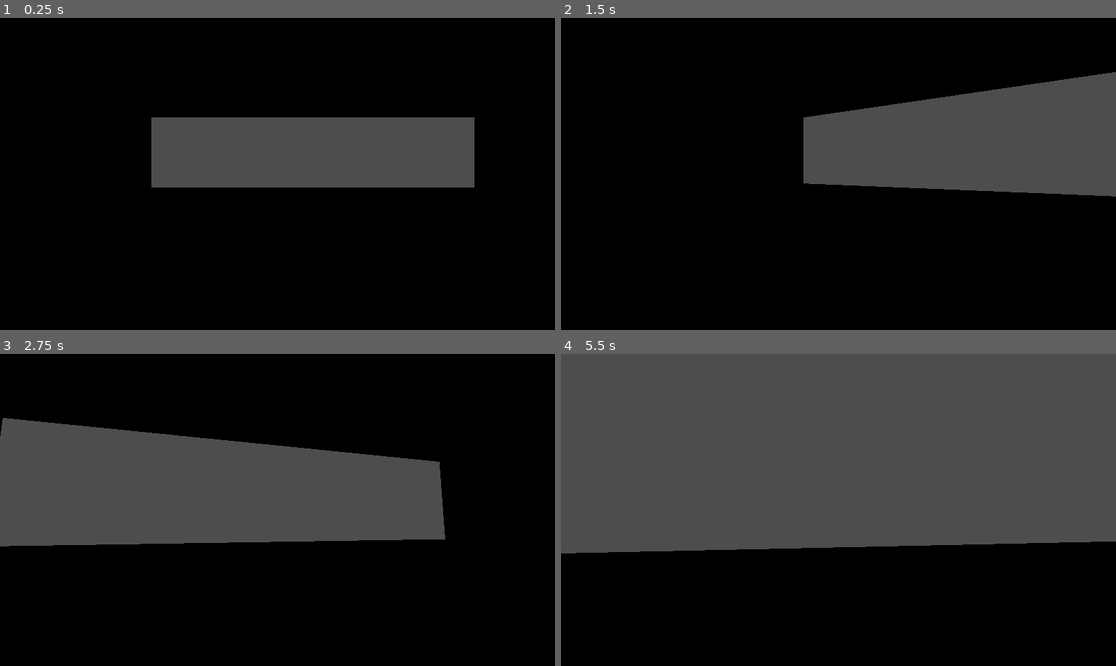
Above: before the commit, frames 1-4 (two rows, left to right).
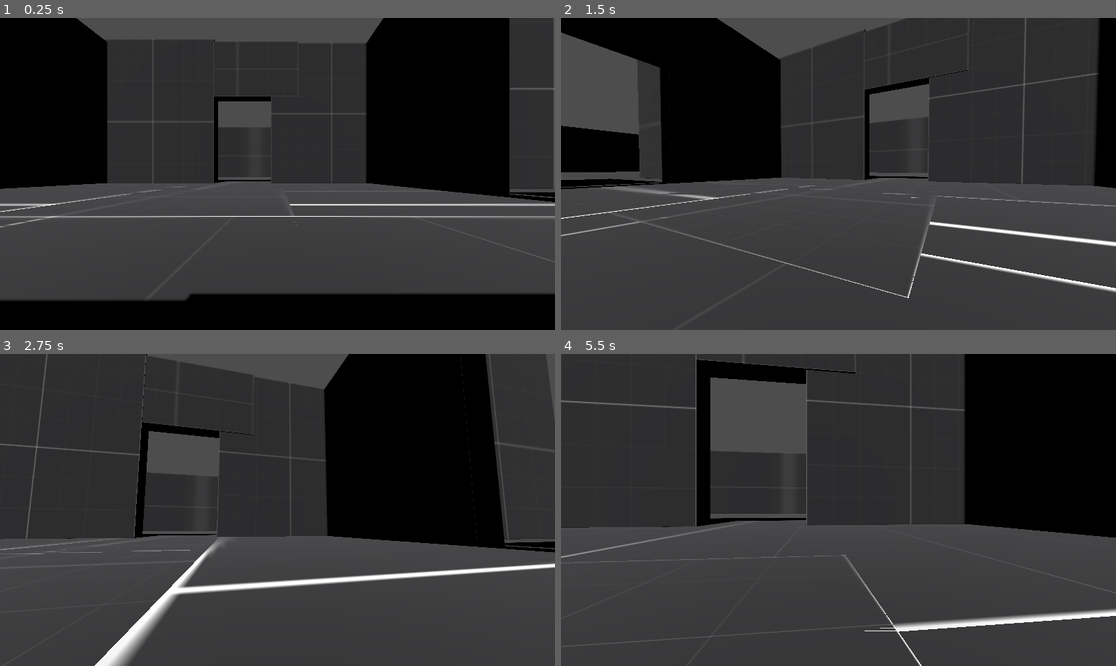
Above: after the commit, the same moments.

Repository: aapolipponen/otajamit-30-1-2026
Game: Godot game, scene res://Testing.tscn
The game is run twice, just before and just after one commit, with the same random seed, the same clock (stepped at 60 frames per second) and the same inputs.
Inputs (mouse positions are in pixels of both pictures, inside the frame that each line leads up to):
- Up to frame 1 (0.25 s): no input
- Up to frame 2 (1.5 s): tap Enter at 0.5 s; move the mouse to (866, 174) at 0.52 s; hold Ctrl (crouch) 0.53-1.28 s; hold W (forward) from 0.53 s (still down); tap Space (jump) at 0.77 s; move the mouse to (810, 174) at 1.27 s; tap Shift (walk) at 1.35 s
- Up to frame 3 (2.75 s): keep holding W (forward); tap Space (jump) at 1.52 s; move the mouse to (288, 503) at 2.02 s; hold Ctrl (crouch) from 2.03 s (still down)
- Up to frame 4 (5.5 s): keep holding W (forward); move the mouse to (832, 516) at 2.77 s; release Ctrl (crouch) at 2.78 s; tap Shift (walk) at 2.85, 4.35 s; tap Space (jump) at 3.02, 3.77, 4.52 s; move the mouse to (877, 513) at 3.52 s; hold Ctrl (crouch) 3.53-4.28 s; move the mouse to (794, 506) at 4.27 s; move the mouse to (844, 510) at 5.02 s; hold Ctrl (crouch) from 5.03 s (still down)

The runs differ from the first frame. In frame 1, 67% of the frame differs, in the area x 0-100%, y 0-91%; in frame 2, 82%; in frame 3, 83%; in frame 4, 88%, in the area x 0-100%, y 0-100%.

Commit message:
Add files via upload

Diff:
--- a/Testing.tscn
+++ b/Testing.tscn
@@ -17,9 +17,10 @@
 [node name="Node3D" type="Node3D" unique_id=91772372]
 
 [node name="CharacterBody3D" parent="." unique_id=1370756456 instance=ExtResource("1_xsbja")]
+transform = Transform3D(0.99901843, 0, 0.044299413, 0, 1, 0, -0.044299413, 0, 0.99901843, 13.031677, -6.0029526, 15.437744)
 
 [node name="MeshInstance3D" type="MeshInstance3D" parent="." unique_id=835519878]
-transform = Transform3D(52.542, 0, 0, 0, 2.68748, 0, 0, 0, 53.7496, 0, -1.32412, 0)
+transform = Transform3D(221.34387, 0, 0, 0, 1.807494, 0, 0, 0, 222.23108, 122.74111, -6.876669, 3.5343895)
 material_override = SubResource("StandardMaterial3D_j58s4")
 mesh = SubResource("BoxMesh_g1yhe")
 
@@ -28,36 +29,379 @@
 [node name="CollisionShape3D" type="CollisionShape3D" parent="MeshInstance3D/StaticBody3D" unique_id=1207177591]
 shape = SubResource("ConcavePolygonShape3D_j54wf")
 
-[node name="MeshInstance3D" type="MeshInstance3D" parent="MeshInstance3D" unique_id=1790686497]
-transform = Transform3D(0.13490883, 0, 0, 0, 14.073207, 0, 0, 0, 0.9701968, -0.37614387, 0.37514207, 0)
-material_override = SubResource("StandardMaterial3D_j58s4")
-mesh = SubResource("BoxMesh_kfraa")
-
-[node name="StaticBody3D" type="StaticBody3D" parent="MeshInstance3D/MeshInstance3D" unique_id=1543384312]
-
-[node name="CollisionShape3D" type="CollisionShape3D" parent="MeshInstance3D/MeshInstance3D/StaticBody3D" unique_id=1596198883]
-shape = SubResource("ConcavePolygonShape3D_j54wf")
-
-[node name="MeshInstance3D" type="MeshInstance3D" parent="MeshInstance3D/MeshInstance3D" unique_id=439779303]
-transform = Transform3D(0.13490883, 0, 0, 0, -0.44911218, 0, 0, 0, 0.9701973, 6.311911, 0.17153202, 0)
-material_override = SubResource("StandardMaterial3D_j58s4")
-mesh = SubResource("BoxMesh_kfraa")
-
-[node name="StaticBody3D" type="StaticBody3D" parent="MeshInstance3D/MeshInstance3D/MeshInstance3D" unique_id=1364932009]
-
-[node name="CollisionShape3D" type="CollisionShape3D" parent="MeshInstance3D/MeshInstance3D/MeshInstance3D/StaticBody3D" unique_id=480610715]
-shape = SubResource("ConcavePolygonShape3D_j54wf")
-
-[node name="MeshInstance3D2" type="MeshInstance3D" parent="MeshInstance3D" unique_id=313197913]
-transform = Transform3D(1.1834637, 0, 0, 0, 2.6874785, 0, 0, 0, 0.86426187, 0, 4.932923, 0)
-material_override = SubResource("StandardMaterial3D_j58s4")
-mesh = SubResource("BoxMesh_g1yhe")
-
-[node name="StaticBody3D" type="StaticBody3D" parent="MeshInstance3D/MeshInstance3D2" unique_id=1018684266]
-
-[node name="CollisionShape3D" type="CollisionShape3D" parent="MeshInstance3D/MeshInstance3D2/StaticBody3D" unique_id=1531714615]
+[node name="MeshInstance3D2" type="MeshInstance3D" parent="." unique_id=293717552]
+transform = Transform3D(221.34387, 0, 0, 0, 1.807494, 0, 0, 0, 222.23108, -110.715614, -6.876669, 3.5343895)
+material_override = SubResource("StandardMaterial3D_j58s4")
+mesh = SubResource("BoxMesh_g1yhe")
+
+[node name="StaticBody3D" type="StaticBody3D" parent="MeshInstance3D2" unique_id=146014027]
+
+[node name="CollisionShape3D" type="CollisionShape3D" parent="MeshInstance3D2/StaticBody3D" unique_id=728369964]
+shape = SubResource("ConcavePolygonShape3D_j54wf")
+
+[node name="MeshInstance3D3" type="MeshInstance3D" parent="." unique_id=1129145084]
+transform = Transform3D(60.423103, 0, 0, 0, 1.807494, 0, 0, 0, 146.88974, 3.571827, -6.876669, -78.46534)
+material_override = SubResource("StandardMaterial3D_j58s4")
+mesh = SubResource("BoxMesh_g1yhe")
+
+[node name="StaticBody3D" type="StaticBody3D" parent="MeshInstance3D3" unique_id=120441011]
+
+[node name="CollisionShape3D" type="CollisionShape3D" parent="MeshInstance3D3/StaticBody3D" unique_id=2094134265]
+shape = SubResource("ConcavePolygonShape3D_j54wf")
+
+[node name="MeshInstance3D6" type="MeshInstance3D" parent="." unique_id=266166404]
+transform = Transform3D(20.377132, 0, 0, 0, 1.807494, 0, 0, 0, 18.573578, 3.571827, -6.876669, -0.5753555)
+material_override = SubResource("StandardMaterial3D_j58s4")
+mesh = SubResource("BoxMesh_g1yhe")
+
+[node name="StaticBody3D" type="StaticBody3D" parent="MeshInstance3D6" unique_id=454591530]
+
+[node name="CollisionShape3D" type="CollisionShape3D" parent="MeshInstance3D6/StaticBody3D" unique_id=757194008]
+shape = SubResource("ConcavePolygonShape3D_j54wf")
+
+[node name="MeshInstance3D7" type="MeshInstance3D" parent="." unique_id=1188955517]
+transform = Transform3D(107.27331, 0, 0, 0, 1.807494, 0, 0, 0, 103.61589, 3.571827, -12.662439, -0.5753555)
+material_override = SubResource("StandardMaterial3D_j58s4")
+mesh = SubResource("BoxMesh_g1yhe")
+
+[node name="StaticBody3D" type="StaticBody3D" parent="MeshInstance3D7" unique_id=2004272896]
+
+[node name="CollisionShape3D" type="CollisionShape3D" parent="MeshInstance3D7/StaticBody3D" unique_id=639410105]
+shape = SubResource("ConcavePolygonShape3D_j54wf")
+
+[node name="MeshInstance3D35" type="MeshInstance3D" parent="." unique_id=420137727]
+transform = Transform3D(107.27331, 0, 0, 0, 1.807494, 0, 0, 0, 103.61589, 3.571827, -37.235435, -0.5753555)
+material_override = SubResource("StandardMaterial3D_j58s4")
+mesh = SubResource("BoxMesh_g1yhe")
+
+[node name="StaticBody3D" type="StaticBody3D" parent="MeshInstance3D35" unique_id=584948554]
+
+[node name="CollisionShape3D" type="CollisionShape3D" parent="MeshInstance3D35/StaticBody3D" unique_id=215440493]
+shape = SubResource("ConcavePolygonShape3D_j54wf")
+
+[node name="MeshInstance3D4" type="MeshInstance3D" parent="." unique_id=1629224148]
+transform = Transform3D(60.423103, 0, 0, 0, 1.807494, 0, 0, 0, 146.88974, 3.571827, -6.876669, 80.170204)
+material_override = SubResource("StandardMaterial3D_j58s4")
+mesh = SubResource("BoxMesh_g1yhe")
+
+[node name="StaticBody3D" type="StaticBody3D" parent="MeshInstance3D4" unique_id=1853104529]
+
+[node name="CollisionShape3D" type="CollisionShape3D" parent="MeshInstance3D4/StaticBody3D" unique_id=589913474]
 shape = SubResource("ConcavePolygonShape3D_j54wf")
 
 [node name="DirectionalLight3D" type="DirectionalLight3D" parent="." unique_id=1530278431]
 transform = Transform3D(1, 0, 0, 0, 0.557209, 0.830372, 0, -0.830372, 0.557209, 0, 0, 0)
 shadow_enabled = true
+
+[node name="MeshInstance3D5" type="MeshInstance3D" parent="." unique_id=497190641]
+transform = Transform3D(2.8288147, 0, 0, 0, 32.761345, 0, 0, 0, 24.253628, -22.16558, 5.5594873, 20.96471)
+material_override = SubResource("StandardMaterial3D_j58s4")
+mesh = SubResource("BoxMesh_kfraa")
+skeleton = NodePath("../MeshInstance3D")
+
+[node name="StaticBody3D" type="StaticBody3D" parent="MeshInstance3D5" unique_id=1783969729]
+
+[node name="CollisionShape3D" type="CollisionShape3D" parent="MeshInstance3D5/StaticBody3D" unique_id=544245122]
+shape = SubResource("ConcavePolygonShape3D_j54wf")
+
+[node name="MeshInstance3D27" type="MeshInstance3D" parent="." unique_id=1336918821]
+transform = Transform3D(2.8288147, 0, 0, 0, 32.761345, 0, 0, 0, 95.2518, -47.34587, 5.5594873, 62.381397)
+material_override = SubResource("StandardMaterial3D_j58s4")
+mesh = SubResource("BoxMesh_kfraa")
+skeleton = NodePath("../MeshInstance3D")
+
+[node name="StaticBody3D" type="StaticBody3D" parent="MeshInstance3D27" unique_id=1729304658]
+
+[node name="CollisionShape3D" type="CollisionShape3D" parent="MeshInstance3D27/StaticBody3D" unique_id=741705762]
+shape = SubResource("ConcavePolygonShape3D_j54wf")
+
+[node name="MeshInstance3D32" type="MeshInstance3D" parent="." unique_id=1228475973]
+transform = Transform3D(2.8288147, 0, 0, 0, 32.761345, 0, 0, 0, 248.38867, -191.39578, 5.5594873, -3.1854973)
+material_override = SubResource("StandardMaterial3D_j58s4")
+mesh = SubResource("BoxMesh_kfraa")
+skeleton = NodePath("../MeshInstance3D")
+
+[node name="StaticBody3D" type="StaticBody3D" parent="MeshInstance3D32" unique_id=1856125207]
+
+[node name="CollisionShape3D" type="CollisionShape3D" parent="MeshInstance3D32/StaticBody3D" unique_id=190152057]
+shape = SubResource("ConcavePolygonShape3D_j54wf")
+
+[node name="MeshInstance3D33" type="MeshInstance3D" parent="." unique_id=2082819287]
+transform = Transform3D(2.8288147, 0, 0, 0, 32.761345, 0, 0, 0, 248.38867, 199.69656, 5.5594873, -3.1854973)
+material_override = SubResource("StandardMaterial3D_j58s4")
+mesh = SubResource("BoxMesh_kfraa")
+skeleton = NodePath("../MeshInstance3D")
+
+[node name="StaticBody3D" type="StaticBody3D" parent="MeshInstance3D33" unique_id=2129739816]
+
+[node name="CollisionShape3D" type="CollisionShape3D" parent="MeshInstance3D33/StaticBody3D" unique_id=219899037]
+shape = SubResource("ConcavePolygonShape3D_j54wf")
+
+[node name="MeshInstance3D29" type="MeshInstance3D" parent="." unique_id=1092189384]
+transform = Transform3D(2.8288147, 0, 0, 0, 32.761345, 0, 0, 0, 95.2518, 57.421143, 5.5594873, 62.381397)
+material_override = SubResource("StandardMaterial3D_j58s4")
+mesh = SubResource("BoxMesh_kfraa")
+skeleton = NodePath("../MeshInstance3D")
+
+[node name="StaticBody3D" type="StaticBody3D" parent="MeshInstance3D29" unique_id=1886098828]
+
+[node name="CollisionShape3D" type="CollisionShape3D" parent="MeshInstance3D29/StaticBody3D" unique_id=1354192317]
+shape = SubResource("ConcavePolygonShape3D_j54wf")
+
+[node name="MeshInstance3D28" type="MeshInstance3D" parent="." unique_id=227701281]
+transform = Transform3D(2.8288147, 0, 0, 0, 32.761345, 0, 0, 0, 94.91351, -47.34587, 3.0689173, -55.903824)
+material_override = SubResource("StandardMaterial3D_j58s4")
+mesh = SubResource("BoxMesh_kfraa")
+skeleton = NodePath("../MeshInstance3D")
+
+[node name="StaticBody3D" type="StaticBody3D" parent="MeshInstance3D28" unique_id=7574398]
+
+[node name="CollisionShape3D" type="CollisionShape3D" parent="MeshInstance3D28/StaticBody3D" unique_id=1157846849]
+shape = SubResource("ConcavePolygonShape3D_j54wf")
+
+[node name="MeshInstance3D30" type="MeshInstance3D" parent="." unique_id=1173522319]
+transform = Transform3D(2.8288147, 0, 0, 0, 32.761345, 0, 0, 0, 94.91351, 58.6369, 3.0689173, -57.901783)
+material_override = SubResource("StandardMaterial3D_j58s4")
+mesh = SubResource("BoxMesh_kfraa")
+skeleton = NodePath("../MeshInstance3D")
+
+[node name="StaticBody3D" type="StaticBody3D" parent="MeshInstance3D30" unique_id=703554150]
+
+[node name="CollisionShape3D" type="CollisionShape3D" parent="MeshInstance3D30/StaticBody3D" unique_id=47051614]
+transform = Transform3D(1, 0, 0, 0, 0.99999994, 0, 0, 0, 0.99999994, 0, 0, 0.00027942657)
+shape = SubResource("ConcavePolygonShape3D_j54wf")
+
+[node name="MeshInstance3D8" type="MeshInstance3D" parent="." unique_id=1758960532]
+transform = Transform3D(2.8288147, 0, 0, 0, 28.301455, 0, 0, 0, 24.253628, -22.16558, 7.84494, -14.73653)
+material_override = SubResource("StandardMaterial3D_j58s4")
+mesh = SubResource("BoxMesh_kfraa")
+skeleton = NodePath("../MeshInstance3D")
+
+[node name="StaticBody3D" type="StaticBody3D" parent="MeshInstance3D8" unique_id=754338949]
+
+[node name="CollisionShape3D" type="CollisionShape3D" parent="MeshInstance3D8/StaticBody3D" unique_id=641623734]
+transform = Transform3D(1, 0, 0, 0, 0.9996995, 0, 0, 0, 1, 0, 0, 0)
+shape = SubResource("ConcavePolygonShape3D_j54wf")
+
+[node name="MeshInstance3D9" type="MeshInstance3D" parent="." unique_id=495122652]
+transform = Transform3D(2.8288147, 0, 0, 0, 10.845002, 0, 0, 0, 24.253628, -22.16558, 16.64619, 3.1345406)
+material_override = SubResource("StandardMaterial3D_j58s4")
+mesh = SubResource("BoxMesh_kfraa")
+skeleton = NodePath("../MeshInstance3D")
+
+[node name="StaticBody3D" type="StaticBody3D" parent="MeshInstance3D9" unique_id=1308796968]
+
+[node name="CollisionShape3D" type="CollisionShape3D" parent="MeshInstance3D9/StaticBody3D" unique_id=1565307922]
+shape = SubResource("ConcavePolygonShape3D_j54wf")
+
+[node name="MeshInstance3D23" type="MeshInstance3D" parent="." unique_id=2093225524]
+transform = Transform3D(2.8288147, 0, 0, 0, 30.233753, 0, 0, 0, 91.16907, -22.16558, -21.476603, -2.1753979)
+material_override = SubResource("StandardMaterial3D_j58s4")
+mesh = SubResource("BoxMesh_kfraa")
+skeleton = NodePath("../MeshInstance3D")
+
+[node name="StaticBody3D" type="StaticBody3D" parent="MeshInstance3D23" unique_id=931362711]
+
+[node name="CollisionShape3D" type="CollisionShape3D" parent="MeshInstance3D23/StaticBody3D" unique_id=1879246378]
+shape = SubResource("ConcavePolygonShape3D_j54wf")
+
+[node name="MeshInstance3D34" type="MeshInstance3D" parent="." unique_id=2062952254]
+transform = Transform3D(2.8288147, 0, 0, 0, 30.233753, 0, 0, 0, 91.16907, 50.22298, -21.476603, -2.1753979)
+material_override = SubResource("StandardMaterial3D_j58s4")
+mesh = SubResource("BoxMesh_kfraa")
+skeleton = NodePath("../MeshInstance3D")
+
+[node name="StaticBody3D" type="StaticBody3D" parent="MeshInstance3D34" unique_id=691206736]
+
+[node name="CollisionShape3D" type="CollisionShape3D" parent="MeshInstance3D34/StaticBody3D" unique_id=2130726671]
+shape = SubResource("ConcavePolygonShape3D_j54wf")
+
+[node name="MeshInstance3D10" type="MeshInstance3D" parent="." unique_id=918668724]
+transform = Transform3D(2.8288147, 0, 0, 0, 32.761345, 0, 0, 0, 24.253628, 32.22061, 5.5594873, 20.96471)
+material_override = SubResource("StandardMaterial3D_j58s4")
+mesh = SubResource("BoxMesh_kfraa")
+skeleton = NodePath("../MeshInstance3D")
+
+[node name="StaticBody3D" type="StaticBody3D" parent="MeshInstance3D10" unique_id=306435023]
+
+[node name="CollisionShape3D" type="CollisionShape3D" parent="MeshInstance3D10/StaticBody3D" unique_id=1532716579]
+shape = SubResource("ConcavePolygonShape3D_j54wf")
+
+[node name="MeshInstance3D11" type="MeshInstance3D" parent="." unique_id=702935427]
+transform = Transform3D(2.8288147, 0, 0, 0, 28.301455, 0, 0, 0, 24.253628, 32.22061, 7.84494, -14.73653)
+material_override = SubResource("StandardMaterial3D_j58s4")
+mesh = SubResource("BoxMesh_kfraa")
+skeleton = NodePath("../MeshInstance3D")
+
+[node name="StaticBody3D" type="StaticBody3D" parent="MeshInstance3D11" unique_id=703864032]
+
+[node name="CollisionShape3D" type="CollisionShape3D" parent="MeshInstance3D11/StaticBody3D" unique_id=760294162]
+transform = Transform3D(1, 0, 0, 0, 0.9996995, 0, 0, 0, 1, 0, 0, 0)
+shape = SubResource("ConcavePolygonShape3D_j54wf")
+
+[node name="MeshInstance3D12" type="MeshInstance3D" parent="." unique_id=2062332696]
+transform = Transform3D(2.8288147, 0, 0, 0, 10.845002, 0, 0, 0, 24.253628, 32.22061, 16.64619, 3.1345406)
+material_override = SubResource("StandardMaterial3D_j58s4")
+mesh = SubResource("BoxMesh_kfraa")
+skeleton = NodePath("../MeshInstance3D")
+
+[node name="StaticBody3D" type="StaticBody3D" parent="MeshInstance3D12" unique_id=1056084722]
+
+[node name="CollisionShape3D" type="CollisionShape3D" parent="MeshInstance3D12/StaticBody3D" unique_id=173257314]
+shape = SubResource("ConcavePolygonShape3D_j54wf")
+
+[node name="MeshInstance3D13" type="MeshInstance3D" parent="." unique_id=2078275065]
+transform = Transform3D(-1.2365142e-07, 0, -24.253628, 0, 32.761345, 0, 2.8288147, 0, -1.0601598e-06, -11.635834, 6.168336, 32.695347)
+material_override = SubResource("StandardMaterial3D_j58s4")
+mesh = SubResource("BoxMesh_kfraa")
+skeleton = NodePath("../MeshInstance3D")
+
+[node name="StaticBody3D" type="StaticBody3D" parent="MeshInstance3D13" unique_id=16280490]
+
+[node name="CollisionShape3D" type="CollisionShape3D" parent="MeshInstance3D13/StaticBody3D" unique_id=1714499851]
+shape = SubResource("ConcavePolygonShape3D_j54wf")
+
+[node name="MeshInstance3D19" type="MeshInstance3D" parent="." unique_id=1400249447]
+transform = Transform3D(-1.2365143e-07, 0, -97.35678, 0, 32.761345, 0, 2.828815, 0, -4.2556003e-06, 7.050726, -23.40728, 32.695347)
+material_override = SubResource("StandardMaterial3D_j58s4")
+mesh = SubResource("BoxMesh_kfraa")
+skeleton = NodePath("../MeshInstance3D")
+
+[node name="StaticBody3D" type="StaticBody3D" parent="MeshInstance3D19" unique_id=1963173017]
+
+[node name="CollisionShape3D" type="CollisionShape3D" parent="MeshInstance3D19/StaticBody3D" unique_id=2093804419]
+shape = SubResource("ConcavePolygonShape3D_j54wf")
+
+[node name="MeshInstance3D20" type="MeshInstance3D" parent="." unique_id=33634467]
+transform = Transform3D(-1.2365143e-07, 0, -97.35678, 0, 32.761345, 0, 2.828815, 0, -4.2556003e-06, 7.050726, -23.40728, -51.50916)
+material_override = SubResource("StandardMaterial3D_j58s4")
+mesh = SubResource("BoxMesh_kfraa")
+skeleton = NodePath("../MeshInstance3D")
+
+[node name="StaticBody3D" type="StaticBody3D" parent="MeshInstance3D20" unique_id=451790643]
+
+[node name="CollisionShape3D" type="CollisionShape3D" parent="MeshInstance3D20/StaticBody3D" unique_id=139298471]
+shape = SubResource("ConcavePolygonShape3D_j54wf")
+
+[node name="MeshInstance3D14" type="MeshInstance3D" parent="." unique_id=2091626885]
+transform = Transform3D(-1.2365142e-07, 0, -24.253628, 0, 28.301455, 0, 2.8288147, 0, -1.0601598e-06, 23.820908, 7.839327, 32.437992)
+material_override = SubResource("StandardMaterial3D_j58s4")
+mesh = SubResource("BoxMesh_kfraa")
+skeleton = NodePath("../MeshInstance3D")
+
+[node name="StaticBody3D" type="StaticBody3D" parent="MeshInstance3D14" unique_id=2064251416]
+
+[node name="CollisionShape3D" type="CollisionShape3D" parent="MeshInstance3D14/StaticBody3D" unique_id=382560174]
+transform = Transform3D(1, 0, 0, 0, 0.9996995, 0, 0, 0, 1, 0, 0, 0)
+shape = SubResource("ConcavePolygonShape3D_j54wf")
+
+[node name="MeshInstance3D15" type="MeshInstance3D" parent="." unique_id=876756062]
+transform = Transform3D(-1.2365142e-07, 0, -24.253628, 0, 10.845002, 0, 2.8288147, 0, -1.0601598e-06, 5.1051483, 16.64619, 32.651028)
+material_override = SubResource("StandardMaterial3D_j58s4")
+mesh = SubResource("BoxMesh_kfraa")
+skeleton = NodePath("../MeshInstance3D")
+
+[node name="StaticBody3D" type="StaticBody3D" parent="MeshInstance3D15" unique_id=1018240074]
+
+[node name="CollisionShape3D" type="CollisionShape3D" parent="MeshInstance3D15/StaticBody3D" unique_id=745476082]
+shape = SubResource("ConcavePolygonShape3D_j54wf")
+
+[node name="MeshInstance3D16" type="MeshInstance3D" parent="." unique_id=509957858]
+transform = Transform3D(-1.2365142e-07, 0, -24.253628, 0, 32.761345, 0, 2.8288147, 0, -1.0601598e-06, -11.635834, 6.168336, -26.21265)
+material_override = SubResource("StandardMaterial3D_j58s4")
+mesh = SubResource("BoxMesh_kfraa")
+skeleton = NodePath("../MeshInstance3D")
+
+[node name="StaticBody3D" type="StaticBody3D" parent="MeshInstance3D16" unique_id=1403395623]
+
+[node name="CollisionShape3D" type="CollisionShape3D" parent="MeshInstance3D16/StaticBody3D" unique_id=1719790547]
+shape = SubResource("ConcavePolygonShape3D_j54wf")
+
+[node name="MeshInstance3D21" type="MeshInstance3D" parent="." unique_id=2021127864]
+transform = Transform3D(-1.2365142e-07, 0, -24.253628, 0, 32.761345, 0, 2.8288147, 0, -1.0601598e-06, 46.59836, 6.1683435, -10.629356)
+material_override = SubResource("StandardMaterial3D_j58s4")
+mesh = SubResource("BoxMesh_kfraa")
+skeleton = NodePath("../MeshInstance3D")
+
+[node name="StaticBody3D" type="StaticBody3D" parent="MeshInstance3D21" unique_id=1172336406]
+
+[node name="CollisionShape3D" type="CollisionShape3D" parent="MeshInstance3D21/StaticBody3D" unique_id=1746359584]
+shape = SubResource("ConcavePolygonShape3D_j54wf")
+
+[node name="MeshInstance3D24" type="MeshInstance3D" parent="." unique_id=1537839682]
+transform = Transform3D(-1.2365146e-07, 0, -396.75284, 0, 32.761345, 0, 2.8288157, 0, -1.7342618e-05, 0.4701767, 6.1683435, -101.775215)
+material_override = SubResource("StandardMaterial3D_j58s4")
+mesh = SubResource("BoxMesh_kfraa")
+skeleton = NodePath("../MeshInstance3D")
+
+[node name="StaticBody3D" type="StaticBody3D" parent="MeshInstance3D24" unique_id=339187996]
+
+[node name="CollisionShape3D" type="CollisionShape3D" parent="MeshInstance3D24/StaticBody3D" unique_id=201357453]
+shape = SubResource("ConcavePolygonShape3D_j54wf")
+
+[node name="MeshInstance3D31" type="MeshInstance3D" parent="." unique_id=2118064126]
+transform = Transform3D(-1.2365146e-07, 0, -396.75284, 0, 32.761345, 0, 2.8288157, 0, -1.7342618e-05, 0.4701767, 6.1683435, 111.416214)
+material_override = SubResource("StandardMaterial3D_j58s4")
+mesh = SubResource("BoxMesh_kfraa")
+skeleton = NodePath("../MeshInstance3D")
+
+[node name="StaticBody3D" type="StaticBody3D" parent="MeshInstance3D31" unique_id=1956282551]
+
+[node name="CollisionShape3D" type="CollisionShape3D" parent="MeshInstance3D31/StaticBody3D" unique_id=1393433548]
+shape = SubResource("ConcavePolygonShape3D_j54wf")
+
+[node name="MeshInstance3D22" type="MeshInstance3D" parent="." unique_id=1535958415]
+transform = Transform3D(-1.2365142e-07, 0, -24.253628, 0, 32.761345, 0, 2.8288147, 0, -1.0601598e-06, 46.59836, 6.1683435, 15.300741)
+material_override = SubResource("StandardMaterial3D_j58s4")
+mesh = SubResource("BoxMesh_kfraa")
+skeleton = NodePath("../MeshInstance3D")
+
+[node name="StaticBody3D" type="StaticBody3D" parent="MeshInstance3D22" unique_id=542959453]
+
+[node name="CollisionShape3D" type="CollisionShape3D" parent="MeshInstance3D22/StaticBody3D" unique_id=1688665581]
+shape = SubResource("ConcavePolygonShape3D_j54wf")
+
+[node name="MeshInstance3D25" type="MeshInstance3D" parent="." unique_id=1967865038]
+transform = Transform3D(-1.2365142e-07, 0, -24.253628, 0, 32.761345, 0, 2.8288147, 0, -1.0601598e-06, -36.77604, 5.706132, -9.743483)
+material_override = SubResource("StandardMaterial3D_j58s4")
+mesh = SubResource("BoxMesh_kfraa")
+skeleton = NodePath("../MeshInstance3D")
+
+[node name="StaticBody3D" type="StaticBody3D" parent="MeshInstance3D25" unique_id=1839084827]
+
+[node name="CollisionShape3D" type="CollisionShape3D" parent="MeshInstance3D25/StaticBody3D" unique_id=462423637]
+shape = SubResource("ConcavePolygonShape3D_j54wf")
+
+[node name="MeshInstance3D26" type="MeshInstance3D" parent="." unique_id=364353032]
+transform = Transform3D(-1.2365142e-07, 0, -24.253628, 0, 32.761345, 0, 2.8288147, 0, -1.0601598e-06, -36.77604, 5.706132, 16.186615)
+material_override = SubResource("StandardMaterial3D_j58s4")
+mesh = SubResource("BoxMesh_kfraa")
+skeleton = NodePath("../MeshInstance3D")
+
+[node name="StaticBody3D" type="StaticBody3D" parent="MeshInstance3D26" unique_id=101589442]
+
+[node name="CollisionShape3D" type="CollisionShape3D" parent="MeshInstance3D26/StaticBody3D" unique_id=1009536992]
+shape = SubResource("ConcavePolygonShape3D_j54wf")
+
+[node name="MeshInstance3D17" type="MeshInstance3D" parent="." unique_id=193085273]
+transform = Transform3D(-1.2365142e-07, 0, -24.253628, 0, 28.301455, 0, 2.8288147, 0, -1.0601598e-06, 23.820908, 7.839327, -26.470005)
+material_override = SubResource("StandardMaterial3D_j58s4")
+mesh = SubResource("BoxMesh_kfraa")
+skeleton = NodePath("../MeshInstance3D")
+
+[node name="StaticBody3D" type="StaticBody3D" parent="MeshInstance3D17" unique_id=1943653922]
+
+[node name="CollisionShape3D" type="CollisionShape3D" parent="MeshInstance3D17/StaticBody3D" unique_id=456248630]
+transform = Transform3D(1, 0, 0, 0, 0.9996995, 0, 0, 0, 1, 0, 0, 0)
+shape = SubResource("ConcavePolygonShape3D_j54wf")
+
+[node name="MeshInstance3D18" type="MeshInstance3D" parent="." unique_id=1356240158]
+transform = Transform3D(-1.2365142e-07, 0, -24.253628, 0, 10.845002, 0, 2.8288147, 0, -1.0601598e-06, 5.1051483, 16.64619, -26.25697)
+material_override = SubResource("StandardMaterial3D_j58s4")
+mesh = SubResource("BoxMesh_kfraa")
+skeleton = NodePath("../MeshInstance3D")
+
+[node name="StaticBody3D" type="StaticBody3D" parent="MeshInstance3D18" unique_id=550780332]
+
+[node name="CollisionShape3D" type="CollisionShape3D" parent="MeshInstance3D18/StaticBody3D" unique_id=896658676]
+shape = SubResource("ConcavePolygonShape3D_j54wf")
